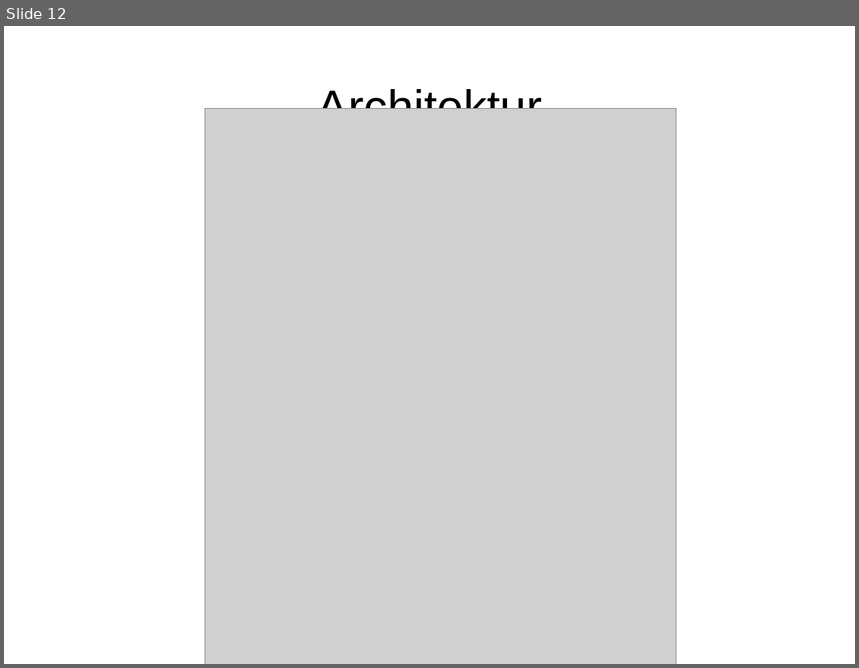
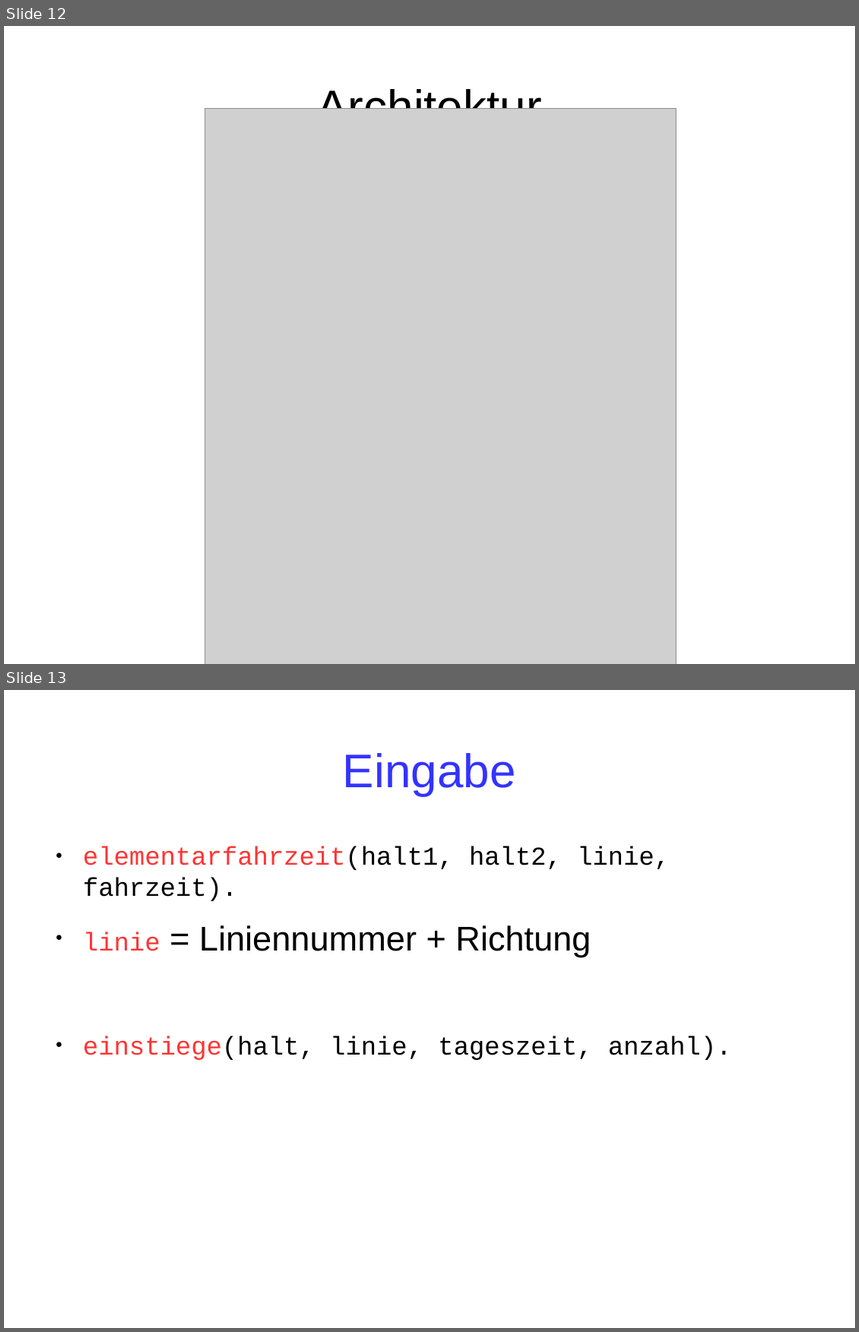
Before and after one commit to alkern/FahrplanASP, a slide deck: docs/presentation.odp. Shown one above the other, each under a label of ours: slide 12 before the commit, slides 12 and 13 after it. The pictures are 859x668 and 859x1332 pixels, drawn with LibreOffice and Linux fonts; fonts in the diff are those of the drawing; grey boxes stand for pictures. Boxes give left, top, right and bottom in pixels: in the first picture for what was removed or moved away, otherwise in the second. Text is boxed around its words. In the diff, an @@ line names an element or a change of style, - is before the commit and + after.

```diff
--- a/docs/presentation.odp
+++ b/docs/presentation.odp
@@ slide 13 added at (4,690,855,1328), background #FFFFFF @@
@@ title added at (343,753,516,796), 44 pt, text #3333FF @@
+Eingabe
@@ text added at (83,846,732,1060), 24 pt, text #000000 @@
+● elementarfahrzeit(halt1, halt2, linie, fahrzeit).
+● linie = Liniennummer + Richtung
+● einstiege(halt, linie, tageszeit, anzahl).
```
Also in this commit, not shown: 3 other slides added.
